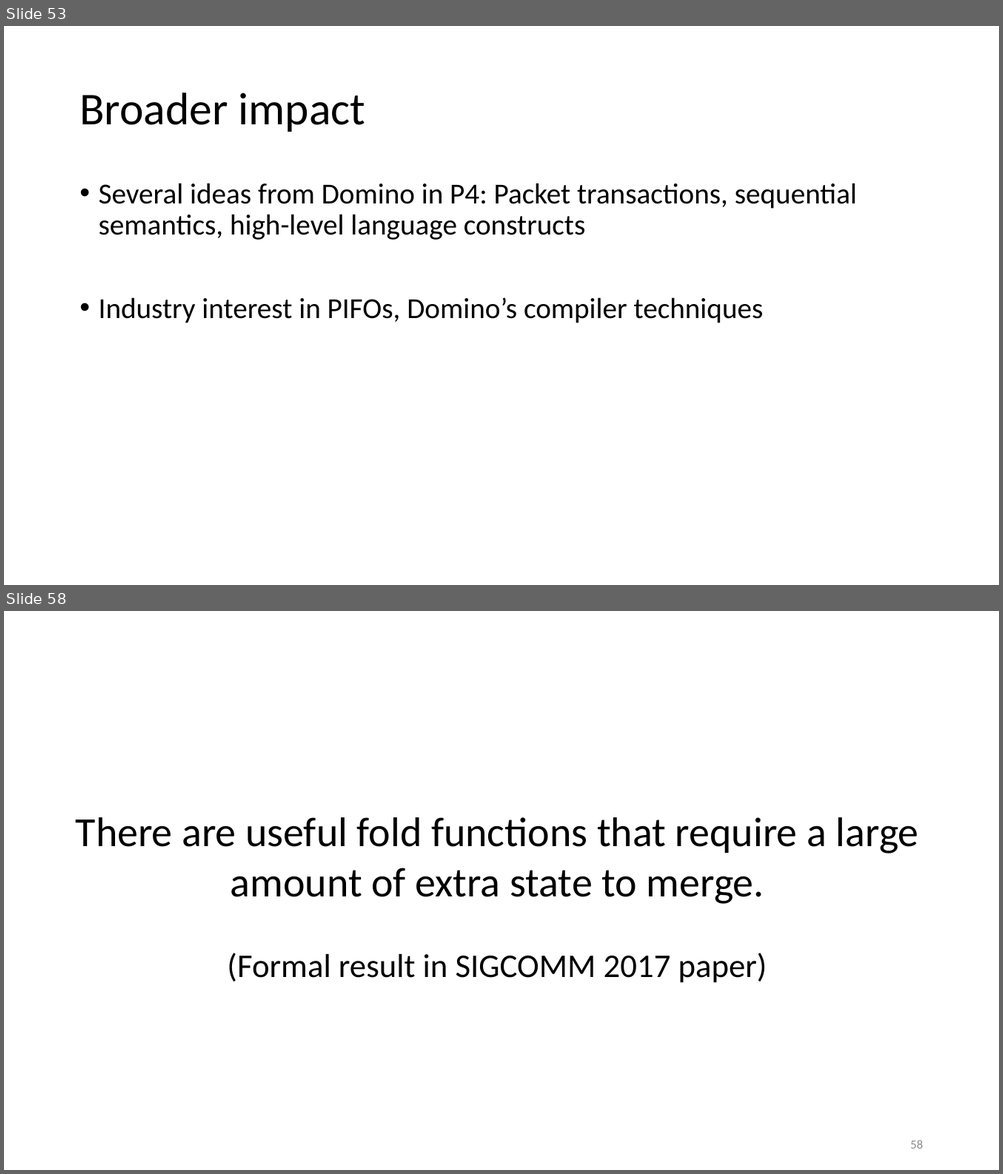
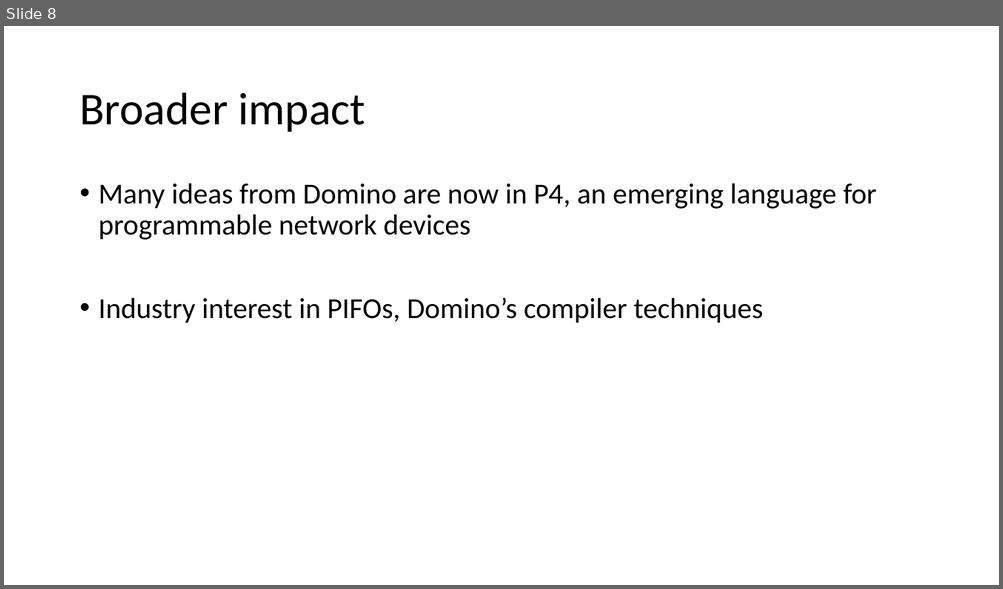
Before and after one commit to anirudhSK/pifo-domino-marple-ppts, a slide deck: nyu_wireless.pptx. Shown one above the other, each under a label of ours: slides 53 and 58 before the commit, slide 8 after it; the slides between them are not shown. The pictures are 1003x1174 and 1003x589 pixels, drawn with LibreOffice and Linux fonts; fonts in the diff are those of the drawing. Boxes give left, top, right and bottom in pixels: in the first picture for what was removed or moved away, otherwise in the second. Text is boxed around its words. In the diff, an @@ line names an element or a change of style, - is before the commit and + after.

```diff
--- a/nyu_wireless.pptx
+++ b/nyu_wireless.pptx
@@ slide 58 removed at <box>4,611,999,1170</box>, background #FFFFFF @@
@@ text removed at <box>76,817,919,983</box> @@
-There are useful fold functions that require a large amount of extra state to merge.
-(Formal result in SIGCOMM 2017 paper)
@@ page number removed at <box>910,1140,922,1149</box> @@
-58
@@ what was slide 53 is now slide 8 @@
@@ slide 8 changed as well @@
@@ text at <box>99,183,876,240</box>: text changed @@
-• Several ideas from Domino in P4: Packet transactions, sequential semantics, high-level language constructs
+• Many ideas from Domino are now in P4, an emerging language for programmable network devices
```
Also in this commit, not shown: 2 other slides changed, 2 slides added, 110 other slides removed.
